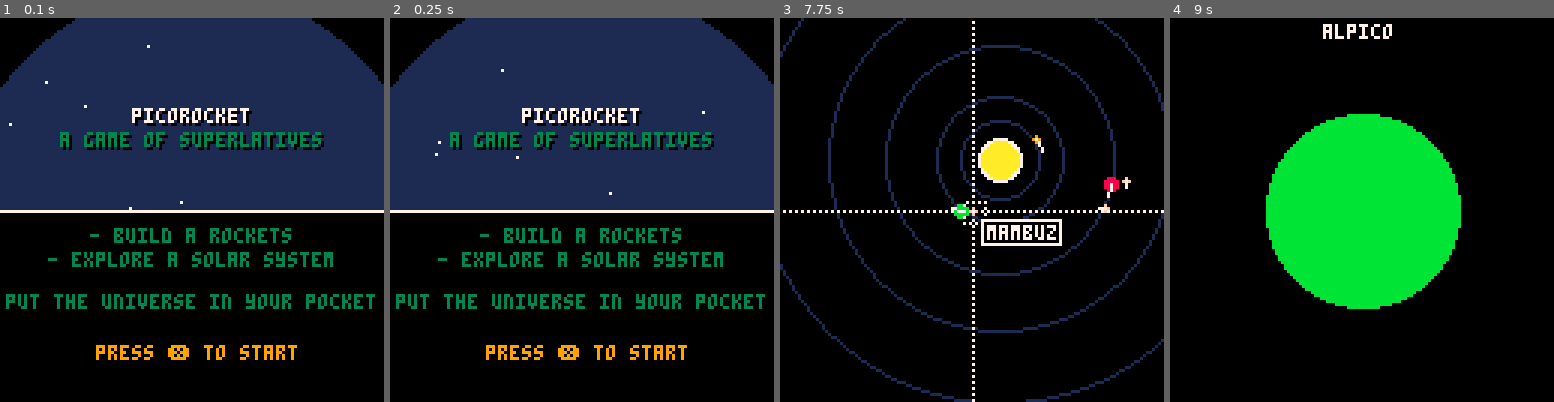
Above: before the commit, frames 1-4 (left to right).
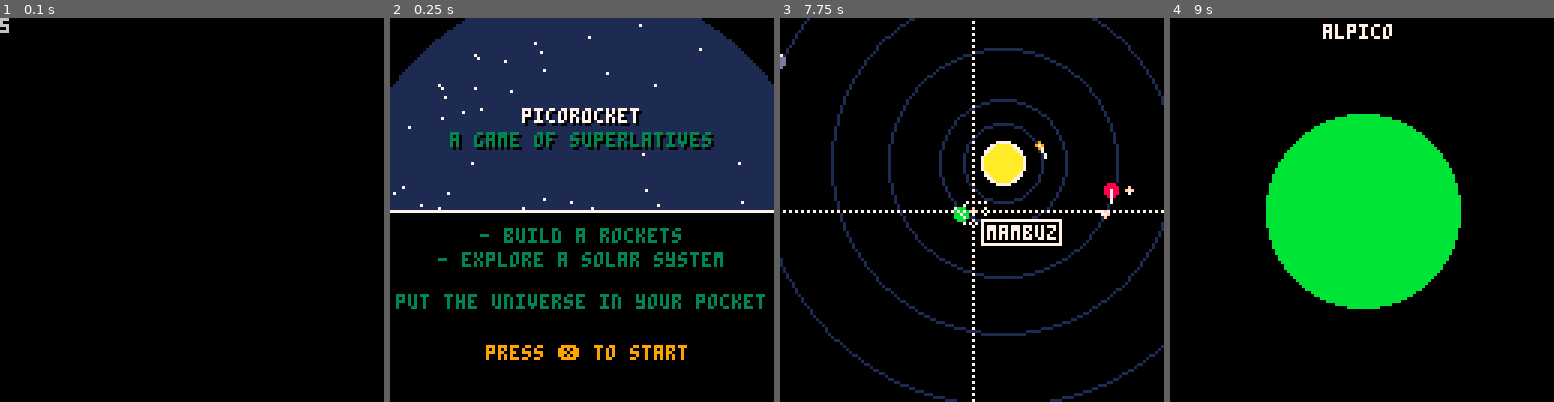
Above: after the commit, the same moments.

Repository: bigbozo/pico-rocket
Game: PICO-8 cartridge rocket.p8
Same seed, same stepped clock (60 frames per second), same inputs: the game is played once before the commit and once after it.
Inputs:
- Up to frame 1 (0.1 s): no input
- Up to frame 2 (0.25 s): no input
- Up to frame 3 (7.75 s): tap O (Z key) at 0.7, 1.7, 2.1, 2.5, 2.9, 3.3, 3.7, 4.1, 4.5, 4.9, 5.3, 5.7, 6.1, 6.5, 6.9, 7.3, 7.7 s; hold Right 1.6-2.1 s; hold Up 2.15-2.42 s; hold Right 2.47-3.03 s; hold Left 3.08-3.58 s; hold Down 3.63-3.97 s; hold Right 4.02-4.68 s; hold Up 4.73-5.03 s; hold Left 5.08-5.68 s; hold Down 5.73-6.03 s; hold Right 6.08-6.58 s; hold Right 6.63-7.13 s; hold Up 7.18-7.45 s; hold Right from 7.5 s (still down)
- Up to frame 4 (9 s): release Right at 8.07 s; tap O (Z key) at 8.1, 8.5, 8.9 s; hold Left 8.12-8.62 s; hold Down from 8.67 s (still down)

The runs differ from the first frame. In frame 1, 51% of the frame differs, in the area x 0-100%, y 0-90%; in frame 2, 0.3%; in frame 3, 7.6%; in frame 4, nothing differs.

Commit message:
Refactored game-scene-loop; added init
Added ai function `change_scene` instead using global `CurrentScene`.
Using this function calls the init method of the new scene.

This was needed to provide neccessary initialization for scenes. E.g. in
the StartScene a turn-counter was needed to slow down the star animation

Diff:
--- a/main.lua
+++ b/main.lua
@@ -1,5 +1,3 @@
-CurrentScene = StartScene
-
 _update = function()
   CurrentScene:update()
   CurrentScene:handle()
@@ -9,3 +7,11 @@
 _draw = function()
   CurrentScene:draw()
 end
+
+change_scene = function(scene)
+  printh('cs')
+  CurrentScene = scene
+  scene:init()
+end
+
+change_scene(StartScene)
--- a/scenes/planet.lua
+++ b/scenes/planet.lua
@@ -8,12 +8,15 @@
     print(planet.name, 63 - #planet.name*2,2,7)
   end,
 
-  update= function()
+  update = function()
+  end,
+
+  init = function()
   end,
 
   handle= function()
     if btnp(4) then
-      CurrentScene = PlanetsScene
+      change_scene(PlanetsScene)
     end
   end,
 
--- a/scenes/planets.lua
+++ b/scenes/planets.lua
@@ -125,7 +125,7 @@
       settings.scale = settings.scale / 1.01
     end
     if btnp(4) then
-      CurrentScene = PlanetScene
+      change_scene(PlanetScene)
     end
   end,
 
--- a/scenes/start.lua
+++ b/scenes/start.lua
@@ -1,18 +1,23 @@
 StartScene = {
 
   name = 'start',
+  turns = 0,
 
-  draw = function()
+  draw = function(self)
+    if(self.turns % 5 ~= 0) then
+      return
+    end
+
     cls(0)
     -- ceiling
     ceiling = 78
     circfill(64, 68, ceiling, 1)
     rectfill(0,64,127,127,0)
     camera(-64, -64)
-    for _=1,10 do
+    for _=1,50 do
       local x = rnd(2 * ceiling) - ceiling
       local y = rnd(sqrt(ceiling*ceiling - x^2))
-      pset(x , -y,7)
+      pset(x * 0.95, -y * 0.95, 7)
     end
     camera()
     -- title
@@ -27,17 +32,18 @@
     printc("press ❎ to start",109,9)
   end,
 
-  init = function()
+  init = function(self)
+    self.turns = 0
   end,
 
-  update = function()
+  update = function(self)
+    self.turns = self.turns + 1
   end,
 
   handle = function()
-
     if (btn(4)) then
       -- change to game_Scene
-      CurrentScene = PlanetsScene
+      change_scene(PlanetsScene)
     end
   end
 
Not shown, changed: README.MD
